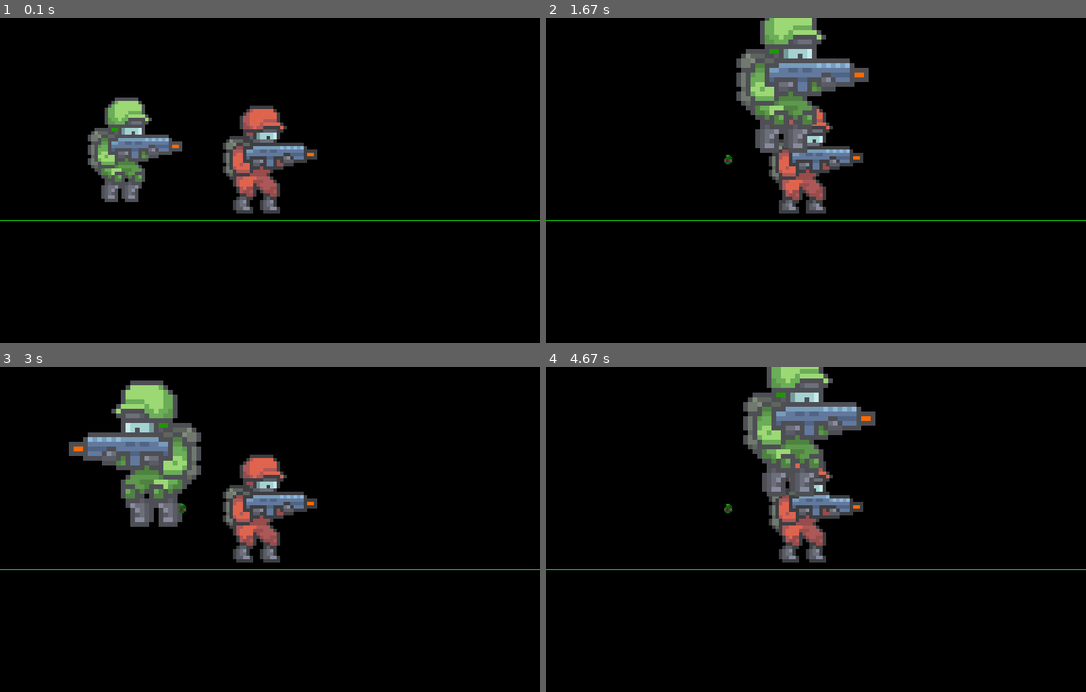
Above: before the commit, frames 1-4 (two rows, left to right).
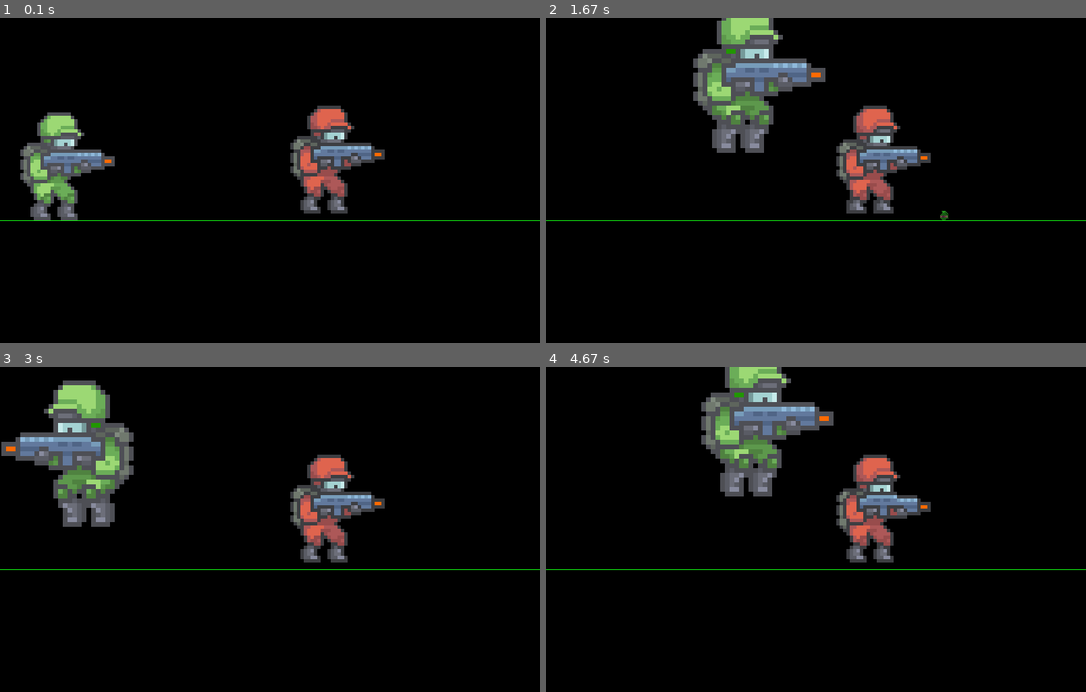
Above: after the commit, the same moments.

Repository: olibark/ALEVEL
Game: pygame game, started from PyGame/PART2ON/main.py
Two runs of this game, one before a commit and one after it. Both use one fixed random seed, a clock stepped at 60 frames per second and the inputs below.
Inputs:
- Up to frame 1 (0.1 s): no input
- Up to frame 2 (1.67 s): tap I at 0.33 s; tap J at 0.67 s; hold D 1-1.47 s; tap Space at 1.07, 1.37, 1.57 s; tap Ctrl at 1.15 s; hold D from 1.5 s (still down)
- Up to frame 3 (3 s): tap Space at 1.87, 2.07, 2.37, 2.63, 2.93 s; release D at 1.97 s; hold A 2-2.53 s; tap Shift at 2.15 s; hold A 2.57-2.97 s; tap Ctrl at 2.72 s
- Up to frame 4 (4.67 s): hold D 3-3.63 s; tap Space at 3.07, 3.37, 3.73, 4.03, 4.23, 4.53 s; hold A 3.67-4.13 s; tap Shift at 3.82 s; hold D 4.17-4.63 s; tap Ctrl at 4.32 s

The runs differ from the first frame. In frame 1, 12% of the frame differs, in the area x 3-72%, y 24-63%; in frame 2, 13%; in frame 3, 17%, in the area x 0-72%, y 4-61%; in frame 4, 13%.

Commit message:
added explosions, and grenade physics

Diff:
--- /dev/null
+++ b/PyGame/PART2ON/archive.txt
@@ -0,0 +1,3 @@
+(screen, player
+,enemy, clock) = (init.Init()[0], init.Init()[1],
+                  init.Init()[2], init.Init()[3])
--- a/PyGame/PART2ON/constants.py
+++ b/PyGame/PART2ON/constants.py
@@ -3,13 +3,18 @@
 CLEAR = 'cls' if os.name == 'nt' else 'clear'
 WIDTH = os.environ.get('WIDTH', 800)  # Default to 800 if not set
 HEIGHT = os.environ.get('HEIGHT', 600)  # Default to 600 if not set
+GRAVITY = 0.75
+GROUND = 300
+FPS = 60
 
-FPS = 60
 running = True
 movingLeft = False
 movingRight = False
-GRAVITY = 0.75
 bulletImg = None
 grenadeImage = None
+explosionImage = None
 shooting = False
 grenading = False
+grenadeThrown = False
+explosionScale = 5
+explosionSpeed = 7
--- a/PyGame/PART2ON/grenade.py
+++ b/PyGame/PART2ON/grenade.py
@@ -1,5 +1,6 @@
-import pygame
+import pygame, os
 import constants as c
+
 
 class Grenade(pygame.sprite.Sprite):
     def __init__(self, x, y, direction, player):
@@ -12,4 +13,55 @@
         self.rect.center = (x, y)
         self.direction = direction
 
+    def update(self):
+        self.vel_y += c.GRAVITY  # gravity
+        dx = self.speed * self.direction
+        dy = self.vel_y
+
+
+        #check collision with ground
+        if self.rect.bottom + dy > c.GROUND:
+            dy = c.GROUND - self.rect.bottom
+            self.speed = 0
+
+        #update grenade position
+        self.rect.x += dx
+        self.rect.y += dy
+
+        #countdown timer
+        self.timer -= 1
+        if self.timer <= 0:
+            self.kill()
+            explosion = Explosion(self.rect.x, self.rect.y, c.explosionScale)
+            explosionGroup.add(explosion)
+
+class Explosion(pygame.sprite.Sprite):
+    def __init__(self, x, y, scale):
+        pygame.sprite.Sprite.__init__(self)
+        self.images = []
+
+        for i in range(1, 6):
+            img = pygame.image.load(os.path.join(os.path.dirname(os.path.abspath(__file__)), 'img', 'explosion', f'exp{i}.png')).convert_alpha()
+            img = pygame.transform.scale(img, (int(img.get_width() * scale), int(img.get_height() * scale)))
+            self.images.append(img)
+
+        self.frameIndex = 0
+        self.image = self.images[self.frameIndex]
+        self.rect = self.image.get_rect()
+        self.rect.center = (x, y)
+        self.timer = 50
+        self.counter = 0
+
+    def update(self):
+        #update explosion animation
+        self.counter += 1
+        if self.counter >= c.explosionSpeed:
+            self.counter = 0
+            self.frameIndex += 1
+            if self.frameIndex >= len(self.images):
+                self.kill()
+            else:
+                self.image = self.images[self.frameIndex]
+
+explosionGroup = pygame.sprite.Group()
 grenadeGroup = pygame.sprite.Group()
--- a/PyGame/PART2ON/init.py
+++ b/PyGame/PART2ON/init.py
@@ -5,7 +5,13 @@
 BACKGROUND = (0, 0, 0)
 GREEN = (20, 255, 20)
 
-def Init():
+STATS = {
+    'player': {'x': 100, 'y': 600, 'scale': 5, 'speed': 6, 'ammo': 10, 'grenades': 10},
+    'enemy': {'x': 500, 'y': 200, 'scale': 5, 'speed': 5, 'ammo': 10, 'grenades': 0}
+}
+
+def Init(stats = None):
+    stats = stats or STATS
     pygame.init()
     clock = pygame.time.Clock()
     os.system(c.CLEAR)  # Clear terminal depending on OS
@@ -13,16 +19,18 @@
 
     c.bulletImg = pygame.image.load(os.path.join(os.path.dirname(os.path.abspath(__file__)), 'img', 'icons', 'bullet.png')).convert_alpha()
     c.grenadeImage = pygame.image.load(os.path.join(os.path.dirname(os.path.abspath(__file__)), 'img', 'icons', 'grenade.png')).convert_alpha()
+    c.explosionImage = pygame.image.load(os.path.join(os.path.dirname(os.path.abspath(__file__)), 'img', 'explosion', 'exp1.png')).convert_alpha()
 
     pygame.display.set_caption("Game Window")
     print(f"Game initialized with dimensions: {c.WIDTH}x{c.HEIGHT}")
 
-    player = pl.Player('player', 200, 200, 5, 5)
-    enemy = pl.Player('enemy', 400, 200, 5, 5)
+    #(char_type, x, y, scale, speed, ammo, grenades)
+    player = pl.Player('player', **stats['player'])
+    enemy = pl.Player('enemy', **stats['enemy'])
 
     drawBG(screen, BACKGROUND)
     return screen, enemy, player, clock
 
 def drawBG(screen, BACKGROUND):
     screen.fill(BACKGROUND)
-    pygame.draw.line(screen, GREEN, (0, 300), (c.WIDTH, 300))
+    pygame.draw.line(screen, GREEN, (0, c.GROUND), (c.WIDTH, c.GROUND))
--- a/PyGame/PART2ON/loop.py
+++ b/PyGame/PART2ON/loop.py
@@ -18,17 +18,23 @@
     enemy.update()
     #update and draw groups
     b.bulletGroup.update(player, enemy)
-    g.grenadeGroup.update(player, enemy)
+    g.grenadeGroup.update()
+    g.explosionGroup.update()
     b.bulletGroup.draw(screen)
     g.grenadeGroup.draw(screen)
+    g.explosionGroup.draw(screen)
 
     if player.alive:
         if c.shooting:
             player.shoot()
         #throw grenade
-        elif c.grenading:
-            grenade = g.Grenade(player.rect.centerx + (player.rect.size[0] * 0.5 * player.direction), player.rect.centery, player.direction, player)
+        elif c.grenading and c.grenadeThrown == False and player.grenades > 0:
+            grenade = g.Grenade(player.rect.centerx + (player.rect.size[0] * 0.5 * player.direction),
+                                player.rect.top, player.direction, player)
             g.grenadeGroup.add(grenade)
+            c.grenadeThrown = True
+            player.grenades -= 1
+            print(player.grenades)
         if player.inAir:
             player.updateAction(2)
         elif player.movingLeft or player.movingRight:
@@ -83,4 +89,5 @@
 
             if event.key == pygame.K_i:
                 c.grenading = False
+                c.grenadeThrown = False
     pygame.display.flip()  #update the display
--- a/PyGame/PART2ON/main.py
+++ b/PyGame/PART2ON/main.py
@@ -1,15 +1,12 @@
 import pygame, init, loop
 import constants as c
 
-(screen, player
-,enemy, clock) = (init.Init()[0], init.Init()[1],
-                  init.Init()[2], init.Init()[3])
-
-init.drawBG(screen, init.BACKGROUND)
+(screen, enemy,
+    player, clock) = init.Init()
 
 while c.running:
     clock.tick(c.FPS)  # set FPS
-    loop.main_loop(enemy, player, screen) #main loopaa
+    loop.main_loop(player, enemy, screen) #main loopaa
 
 pygame.quit()
 
--- a/PyGame/PART2ON/player.py
+++ b/PyGame/PART2ON/player.py
@@ -3,7 +3,7 @@
 import constants as c
 import bullet as b
 class Player(pygame.sprite.Sprite):
-    def __init__(self, char_type, x, y, scale, speed):
+    def __init__(self, char_type, x, y, scale, speed, ammo, grenades):
         pygame.sprite.Sprite.__init__(self)
 
         BASE = os.path.dirname(os.path.abspath(__file__))
@@ -19,7 +19,10 @@
         self.scale = scale
         self.char_type = char_type
         self.speed = speed
+        self.ammo = ammo
+        self.start_ammo = ammo
         self.shotCooldown = 0
+        self.grenades = grenades
         self.health = 100
         self.maxHealth = self.health
         self.direction = 1
@@ -75,8 +78,8 @@
         dy += self.velY
 
         #check collision with ground
-        if self.rect.bottom + dy > 300:
-            dy = 300 - self.rect.bottom
+        if self.rect.bottom + dy > c.GROUND:
+            dy = c.GROUND - self.rect.bottom
             self.inAir = False
 
         self.rect.x += dx
@@ -159,7 +162,7 @@
 
     def shoot(self):
         if self.shotCooldown <= 0:
-            self.shotCooldown = 20 # Cooldown time in frames ( 1/3 of second )
+            self.shotCooldown = 10 # Cooldown time in frames ( 1/3 of second )
             bullet = b.Bullet(
                 self.rect.centerx + (0.6 * self.rect.size[0] * self.direction),
                 self.rect.centery,
